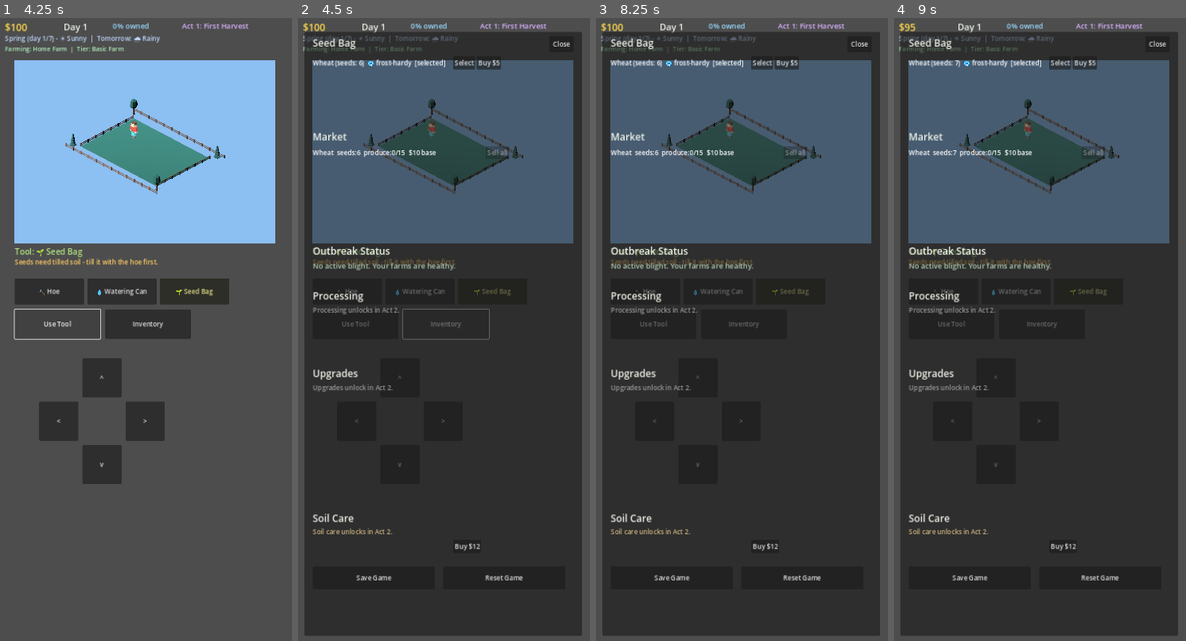
Above: before the commit, frames 1-4 (left to right).
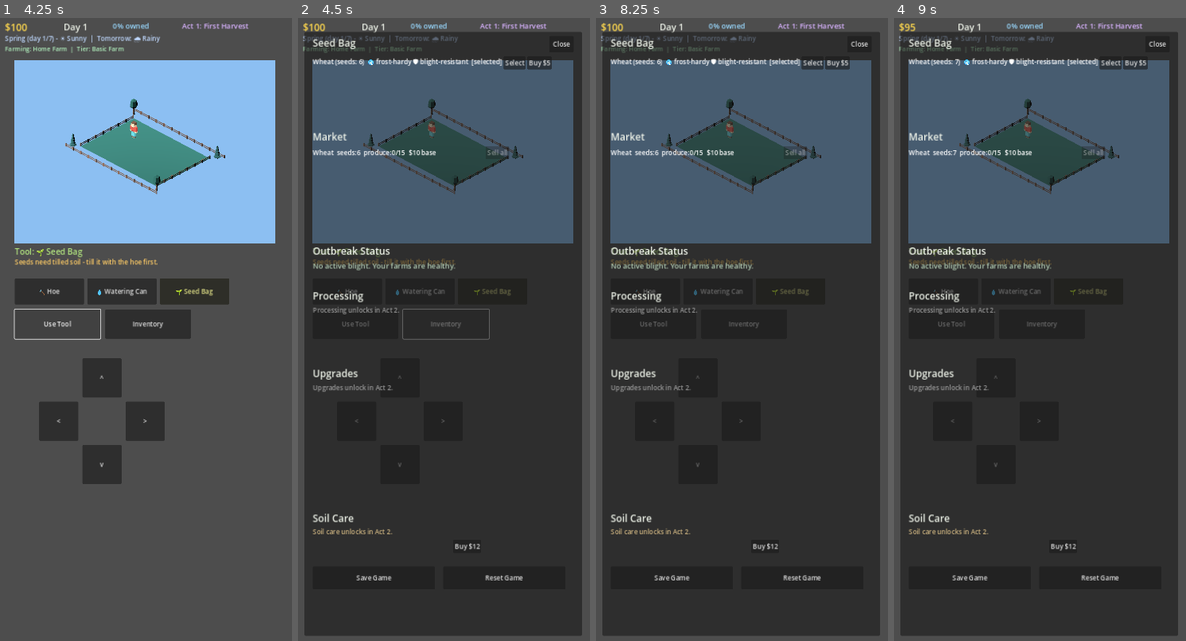
Above: after the commit, the same moments.

Repository: JLA92-bit/JLAProjects
Game: Godot game, scene res://scenes/Main.tscn
Two runs of this game, one before a commit and one after it. Both use one fixed random seed, a clock stepped at 60 frames per second and the inputs below.
Inputs:
- Up to frame 1 (4.25 s): click "Continue" at 0.5 s; click "🔨 Hoe" at 1.25 s; click "💧 Watering Can" at 2 s; click "🌱 Seed Bag" at 2.75 s; click "Use Tool" at 3.5 s
- Up to frame 2 (4.5 s): click "Inventory" at 4.25 s
- Up to frame 3 (8.25 s): click "^" at 5 s; click "v" at 5.75 s; click "<" at 6.5 s; click ">" at 7.25 s; click "Select" at 8 s
- Up to frame 4 (9 s): click "Buy $5" at 8.75 s

Frame 1 is identical in both runs. In frame 2, 0.8% of the frame differs, in the area x 4-87%, y 6-9%; in frame 3, 0.8%; in frame 4, 0.8%.

Commit message:
Add per-crop blight resistance tag (wheat resists infection and spread)

Diff:
--- a/godot/scripts/Main.gd
+++ b/godot/scripts/Main.gd
@@ -32,10 +32,13 @@
 # "thirsty" crops dry out one day faster than normal every day (not just
 # during a heatwave), giving each crop a distinct watering-frequency
 # requirement - a simple boolean tag rather than a numeric water-need stat.
+# "blight_resistant" halves both the chance a healthy plant of that crop
+# catches the outbreak and the chance it passes it to a resistant neighbor -
+# the spec's "disease/pest vulnerability" attribute, same simple-tag pattern.
 const CROPS := {
-	"wheat": {"name": "Wheat", "seed_cost": 5, "grow_days": 3, "base_price": 10, "seasons": ["Spring", "Summer", "Fall", "Winter"], "frost_hardy": true, "heat_sensitive": false, "thirsty": false},
-	"corn": {"name": "Corn", "seed_cost": 10, "grow_days": 4, "base_price": 22, "seasons": ["Spring", "Summer"], "frost_hardy": false, "heat_sensitive": false, "thirsty": true},
-	"tomato": {"name": "Tomato", "seed_cost": 20, "grow_days": 5, "base_price": 45, "seasons": ["Summer", "Fall"], "frost_hardy": false, "heat_sensitive": true, "thirsty": false},
+	"wheat": {"name": "Wheat", "seed_cost": 5, "grow_days": 3, "base_price": 10, "seasons": ["Spring", "Summer", "Fall", "Winter"], "frost_hardy": true, "heat_sensitive": false, "thirsty": false, "blight_resistant": true},
+	"corn": {"name": "Corn", "seed_cost": 10, "grow_days": 4, "base_price": 22, "seasons": ["Spring", "Summer"], "frost_hardy": false, "heat_sensitive": false, "thirsty": true, "blight_resistant": false},
+	"tomato": {"name": "Tomato", "seed_cost": 20, "grow_days": 5, "base_price": 45, "seasons": ["Summer", "Fall"], "frost_hardy": false, "heat_sensitive": true, "thirsty": false, "blight_resistant": false},
 }
 const CROP_KEYS := ["wheat", "corn", "tomato"]
 
@@ -783,6 +786,8 @@
 					t["type"] = "grass"
 			elif _act()["blight"]:
 				var chance = (0.02 + infected_tiles.size() * 0.01) * blight_mult
+				if crop_info.get("blight_resistant", false):
+					chance *= 0.5
 				if randf() < chance:
 					t["infected"] = true
 					t["infected_days"] = 0
@@ -793,9 +798,13 @@
 			if n.x < 0 or n.y < 0 or n.x >= COLS or n.y >= ROWS:
 				continue
 			var nt: Dictionary = t_grid[n.y][n.x]
-			if nt["type"] == "planted" and not nt.get("infected", false) and randf() < 0.3 * blight_mult:
-				nt["infected"] = true
-				nt["infected_days"] = 0
+			if nt["type"] == "planted" and not nt.get("infected", false):
+				var spread_chance = 0.3 * blight_mult
+				if CROPS[nt["crop"]].get("blight_resistant", false):
+					spread_chance *= 0.5
+				if randf() < spread_chance:
+					nt["infected"] = true
+					nt["infected_days"] = 0
 
 	return {"wilted": wilted, "storm_damaged": storm_damaged, "frost_damaged": frost_damaged, "infected_count": infected_tiles.size()}
 
@@ -1303,13 +1312,16 @@
 		if not _crop_unlocked(key):
 			continue
 		var crop = CROPS[key]
-		var trait_tag = ""
+		var trait_parts := []
 		if crop.get("frost_hardy", false):
-			trait_tag = "  🥶 frost-hardy"
-		elif crop.get("heat_sensitive", false):
-			trait_tag = "  🌡 heat-sensitive"
-		elif crop.get("thirsty", false):
-			trait_tag = "  💧 thirsty"
+			trait_parts.append("🥶 frost-hardy")
+		if crop.get("heat_sensitive", false):
+			trait_parts.append("🌡 heat-sensitive")
+		if crop.get("thirsty", false):
+			trait_parts.append("💧 thirsty")
+		if crop.get("blight_resistant", false):
+			trait_parts.append("🛡 blight-resistant")
+		var trait_tag = ("  " + " ".join(trait_parts)) if trait_parts.size() > 0 else ""
 		var row := HBoxContainer.new()
 		var label := Label.new()
 		label.text = "%s (seeds: %d)%s%s" % [crop["name"], seeds[key], trait_tag, "  [selected]" if key == selected_crop else ""]
